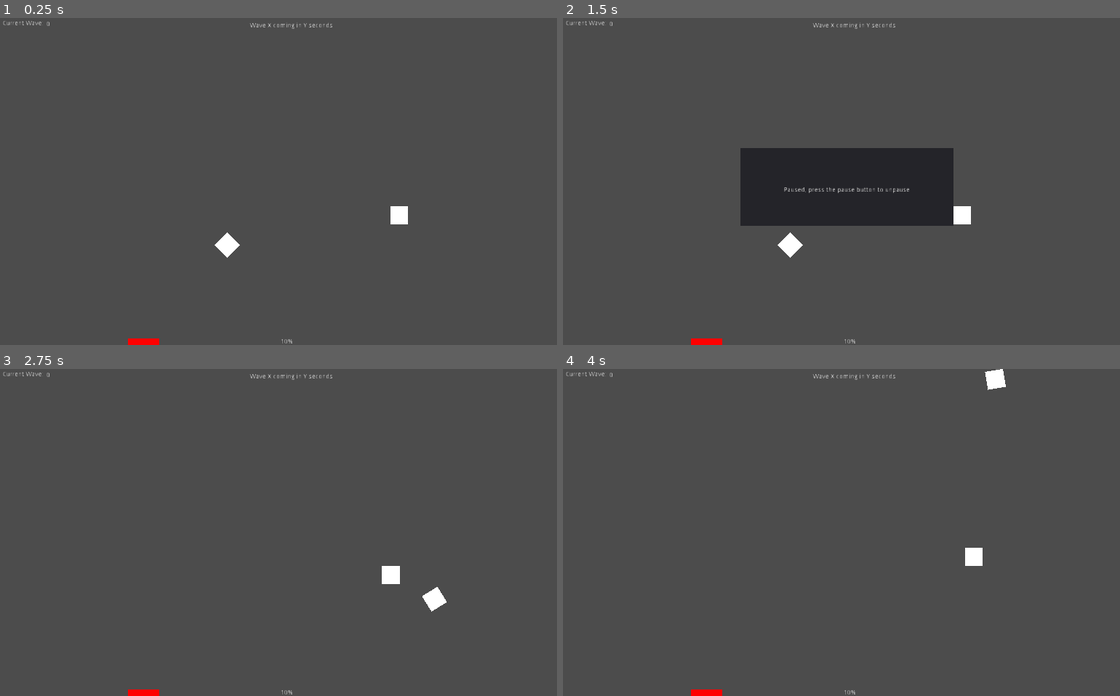
Above: before the commit, frames 1-4 (two rows, left to right).
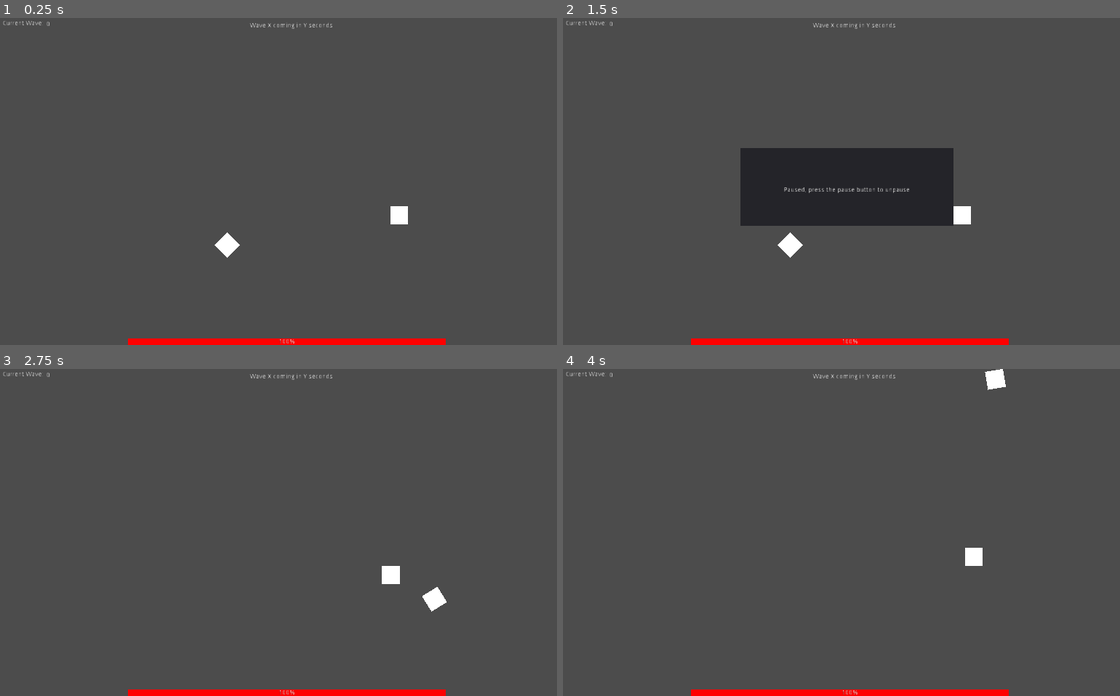
Above: after the commit, the same moments.

Repository: Noviv/BismarkUnchained
Game: Godot game, scene res://scenes/Main/Main.tscn
The game is run twice, just before and just after one commit, with the same random seed, the same clock (stepped at 60 frames per second) and the same inputs.
Inputs (mouse positions are in pixels of both pictures, inside the frame that each line leads up to):
- Up to frame 1 (0.25 s): no input
- Up to frame 2 (1.5 s): tap Enter at 0.5 s; move the mouse to (980, 165) at 0.52 s; hold D (player_right) 0.53-1.28 s; tap Space at 1.25 s; move the mouse to (735, 197) at 1.27 s; hold S (player_down) from 1.28 s (still down)
- Up to frame 3 (2.75 s): tap Enter at 2 s; move the mouse to (350, 460) at 2.02 s; release S (player_down) at 2.03 s; hold D (player_right) from 2.03 s (still down)
- Up to frame 4 (4 s): move the mouse to (824, 597) at 2.77 s; release D (player_right) at 2.78 s; hold W (player_up) 2.78-3.53 s; move the mouse to (1030, 581) at 3.52 s; hold A (player_left) from 3.53 s (still down)

The runs differ from the first frame. In frame 1, 1.0% of the frame differs, in the area x 28-81%, y 98-100%; in frame 2, 1.0%; in frame 3, 1.0%; in frame 4, 1.0%.

Commit message:
Add player health and link to UI (closes #22 and closes #17)

Diff:
--- a/BismarkUnchained/scenes/Player/Player.gd
+++ b/BismarkUnchained/scenes/Player/Player.gd
@@ -8,8 +8,11 @@
 var controller = false
 var device = -1
 
+var health = 100
+
 func damage():
-	print('hit player')
+	health -= 5
+	get_node('/root/Main/UI/Health').value = health
 
 func move_translate(delta):
 	var velocity
--- a/BismarkUnchained/scenes/UI/InGameUI.tscn
+++ b/BismarkUnchained/scenes/UI/InGameUI.tscn
@@ -47,4 +47,4 @@
 custom_styles/fg = SubResource( 1 )
 custom_styles/bg = SubResource( 2 )
 step = 1.0
-value = 10.0
+value = 100.0
